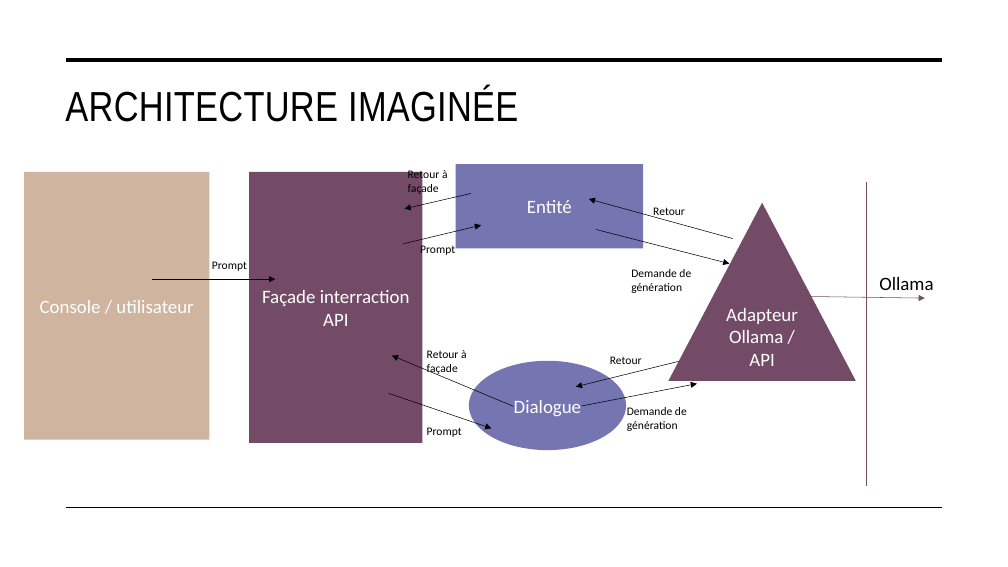
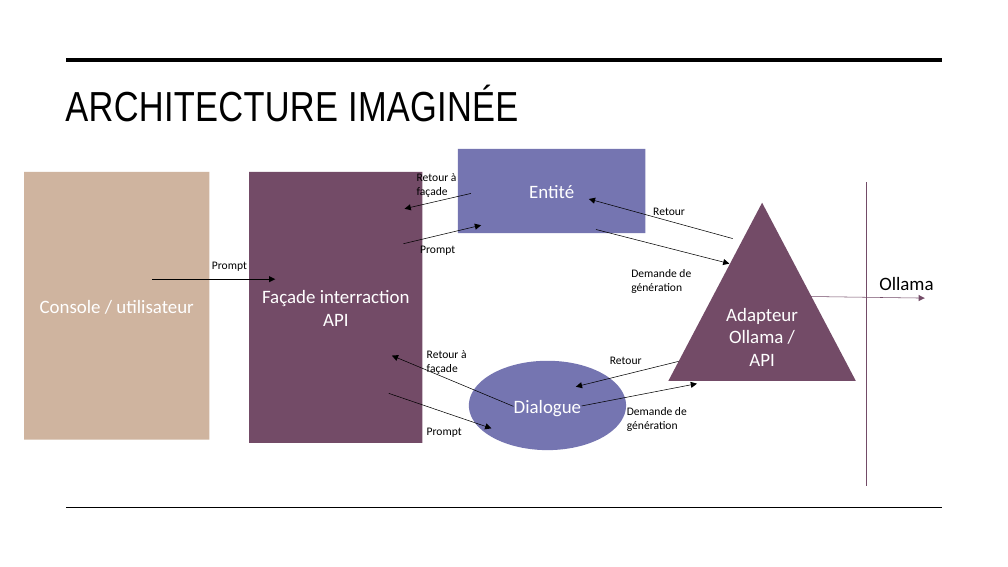
Before and after one commit to enievaR/projet-agent, a slide deck: slide 4 of Concept.pptx (slide 3 before the commit). Drawn at 1008x567 pixels with LibreOffice and Linux fonts; fonts in the diff are those of the drawing. Boxes give left, top, right and bottom in pixels: in the first picture for what was removed or moved away, otherwise in the second. Text is boxed around its words. In the diff, an @@ line names an element or a change of style, - is before the commit and + after.

```diff
--- a/Concept.pptx
+++ b/Concept.pptx
@@ rectangle "Entité": place and size @@
-rectangle "Entité" at (456,164,644,248)
+rectangle "Entité" at (458,149,646,233)
@@ text "Retour à façade": place and size @@
-text "Retour à façade" at (408,169,448,196)
+text "Retour à façade" at (417,172,457,198)
```
Also in this commit, not shown: 3 other slides changed, 4 slides added, 1 slide removed.
